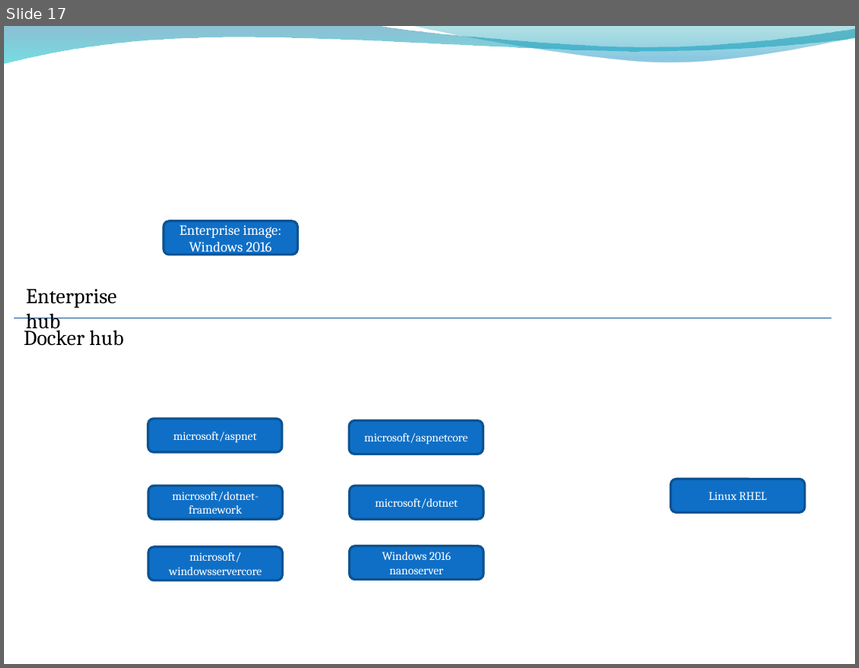
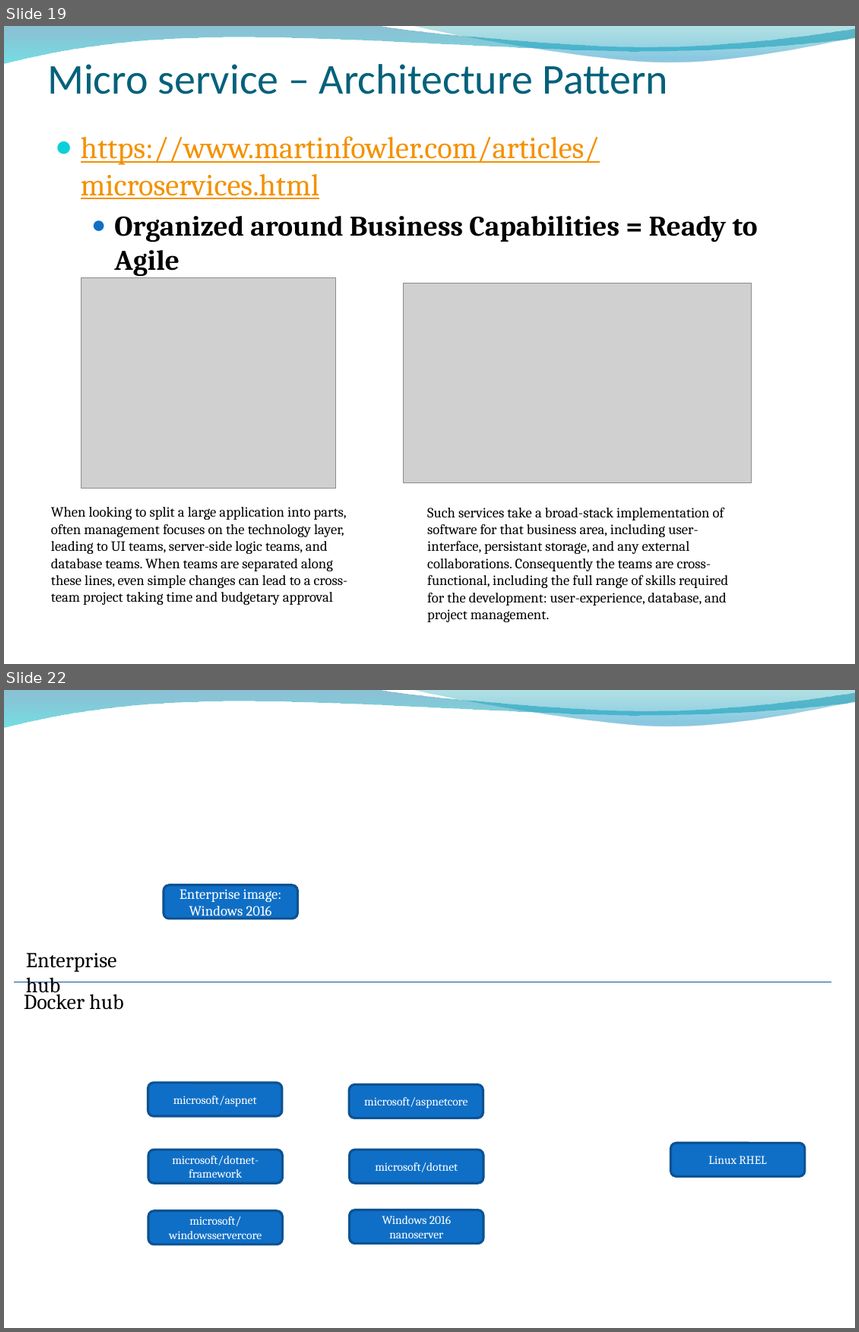
Before and after one commit to ygo74/microsvc, a slide deck: Documentation/Container Architecture.pptx. Shown one above the other, each under a label of ours: slide 17 before the commit, slides 19 and 22 after it; the slides between them are not shown. The pictures are 859x668 and 859x1332 pixels, drawn with LibreOffice and Linux fonts; fonts in the diff are those of the drawing; grey boxes stand for pictures; background and template pictures are left out. Boxes give left, top, right and bottom in pixels: in the first picture for what was removed or moved away, otherwise in the second. Text is boxed around its words. In the diff, an @@ line names an element or a change of style, - is before the commit and + after.

```diff
--- a/Documentation/Container Architecture.pptx
+++ b/Documentation/Container Architecture.pptx
@@ slide 19 added at <box>4,26,855,664</box>, background picture (left out); not listed: 2 template elements that a slide beside it also shows @@
@@ title added at <box>47,59,669,94</box>, 36 pt, text #04617B @@
+Micro service – Architecture Pattern
@@ text added at <box>81,136,758,277</box>, 26 pt, text #F49100, underline @@
+● https://www.martinfowler.com/articles/microservices.html
+  ● Organized around Business Capabilities = Ready to Agile
@@ picture added at <box>82,278,336,488</box> @@
@@ picture added at <box>404,283,752,483</box> @@
@@ text added at <box>51,507,348,605</box>, 12 pt, text #000000 @@
+When looking to split a large application into parts, often management focuses on the technology layer, leading to UI teams, server-side logic teams, and database teams. When teams are separated along these lines, even simple changes can lead to a cross-team project taking time and budgetary approval
@@ text added at <box>427,507,728,623</box>, 12 pt, text #000000 @@
+Such services take a broad-stack implementation of software for that business area, including user-interface, persistant storage, and any external collaborations. Consequently the teams are cross-functional, including the full range of skills required for the development: user-experience, database, and project management.
@@ what was slide 17 is now slide 22 @@
```
Also in this commit, not shown: 3 slides changed, 7 other slides added.
